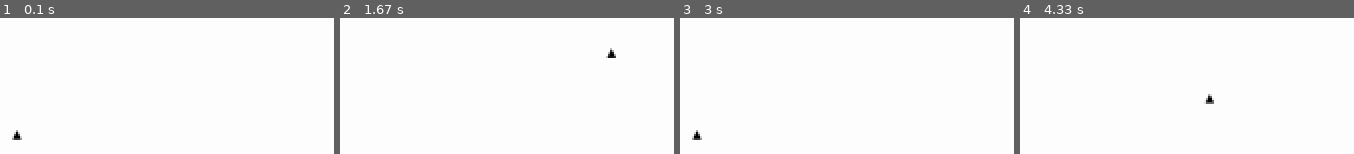
Above: before the commit, frames 1-4 (left to right).
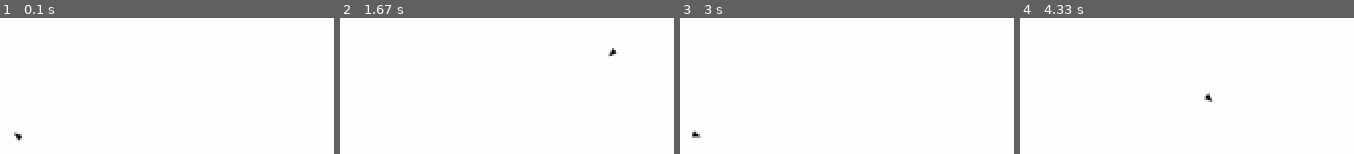
Above: after the commit, the same moments.

Repository: LeBoku/tds
Game: pygame game, started from tds/tds/tds.py
The game is run twice, just before and just after one commit, with the same random seed, the same clock (stepped at 60 frames per second) and the same inputs.
Inputs (mouse positions are in pixels of both pictures, inside the frame that each line leads up to):
- Up to frame 1 (0.1 s): no input
- Up to frame 2 (1.67 s): hold D 0.33-0.8 s; move the mouse to (outside the picture) at 0.37 s; hold W 0.83-1.13 s; move the mouse to (outside the picture) at 0.87 s; hold D 1.17-1.63 s; move the mouse to (outside the picture) at 1.2 s
- Up to frame 3 (3 s): hold A 1.67-2.2 s; move the mouse to (outside the picture) at 1.7 s; hold S 2.23-2.53 s; move the mouse to (outside the picture) at 2.27 s; hold A 2.57-2.97 s; move the mouse to (outside the picture) at 2.6 s
- Up to frame 4 (4.33 s): hold W 3-3.37 s; move the mouse to (outside the picture) at 3.03 s; hold D 3.4-4.03 s; move the mouse to (outside the picture) at 3.43 s; hold S from 4.07 s (still down); move the mouse to (outside the picture) at 4.1 s

The runs differ from the first frame. In frame 1, 0.1% of the frame differs, in the area x 3-7%, y 82-92%; in frame 2, 0.2%; in frame 3, 0.2%; in frame 4, 0.2%, in the area x 55-59%, y 54-64%.

Commit message:
rotate player based on mouse position

Diff:
--- a/tds/tds/mapEntity/MapEntityController.py
+++ b/tds/tds/mapEntity/MapEntityController.py
@@ -1,9 +1,17 @@
+import pygame.transform
+
 from base.controller import Controller
 from mapEntity.MapEntityDisplay import MapEntityDisplay
+
+import pygameUtil.imageHelper
 
 class MapEntityController(Controller):
 	def __init__(self, map):
 		super().__init__()
 		self.map = map
-		self.coord = 0, 0
+		self.coord = [0, 0]
+		self.angle = 0
 		self.displayHandler = MapEntityDisplay(self)
+
+	def display(self):
+		return pygame.transform.rotozoom(super().display(), self.angle, 1)
--- a/tds/tds/player/playerController.py
+++ b/tds/tds/player/playerController.py
@@ -1,9 +1,12 @@
 import pygame.locals
+import pygame.mouse
 
 from character.characterController import CharacterController
 from player.playerDisplay import PlayerDisplay
 
 from pygameUtil.EventHandling import EventListener
+
+import pygameUtil.math
 
 class PlayerController(CharacterController):
 	def __init__(self, map):
@@ -11,21 +14,27 @@
 		self.speed = 5
 		self.displayHandler = PlayerDisplay(self)
 
+	def display(self):
+		self.angle = pygameUtil.math.calcAngleBetweenPositions(self.coord, pygame.mouse.get_pos())
+		return super().display()
+
 	def registerEvents(self):
 		super().registerEvents()
+		self.registerMovement()
 
+	def registerMovement(self):
 		@EventListener("KEY_IS_DOWN", key=pygame.locals.K_w)
-		def onMouseDown(event):
+		def li(event):
 			self.coord[1] -= self.speed
 
 		@EventListener("KEY_IS_DOWN", key=pygame.locals.K_d)
-		def onMouseDown(event):
+		def li(event):
 			self.coord[0] += self.speed
 
 		@EventListener("KEY_IS_DOWN", key=pygame.locals.K_s)
-		def onMouseDown(event):
+		def li(event):
 			self.coord[1] += self.speed
 
 		@EventListener("KEY_IS_DOWN", key=pygame.locals.K_a)
-		def onMouseDown(event):
+		def li(event):
 			self.coord[0] -= self.speed
--- a/tds/tds/player/playerDisplay.py
+++ b/tds/tds/player/playerDisplay.py
@@ -1,5 +1,6 @@
 import pygame
 import pygame.gfxdraw
+import pygame.draw
 
 from base.displayHandler import DisplayHandler
 
@@ -8,6 +9,6 @@
 		display = pygame.Surface((10, 10)).convert_alpha()
 		display.fill((255,255,255,0))
 
-		pygame.gfxdraw.filled_polygon(display, [(5,0), (10,10), (0,10)], (0,0,0))
+		pygame.gfxdraw.filled_polygon(display, [(5,1), (8,10), (2,10)], (0,0,0))
 
 		return display
--- a/tds/tds/pygameUtil/imageHelper.py
+++ b/tds/tds/pygameUtil/imageHelper.py
@@ -1,5 +1,47 @@
 import pygame
 import pygame.image
+
+
+def rotateFast(img, angle):
+    """
+    rotate an image while keeping its center and size using just rotate witch is slightly
+    faster than rotozoom but also less accurate
+
+    params:
+        img -- the image to be rotated
+        angle -- the counterclockwise angle for the rotation
+    """
+    rotImage = pygame.transform.rotate(img, angle)
+    rotRect = img.get_rect()
+
+    rotRect.center = rotImage.get_rect().center
+    try:
+        rotCutImage = rotImage.subsurface(rotRect)
+    except ValueError:
+        rotCutImage = rotImage
+
+    return rotCutImage
+
+
+def rotate(img, angle):
+    """
+    rotate an image while keeping its center and size
+
+    params:
+        img -- the image to be rotated
+        angle -- the counterclockwise angle for the rotation
+    """
+    rotImage = pygame.transform.rotozoom(img, angle, 1)
+    rotRect = img.get_rect()
+
+    rotRect.center = rotImage.get_rect().center
+    try:
+        rotCutImage = rotImage.subsurface(rotRect)
+    except ValueError:
+        rotCutImage = rotImage
+
+    return rotCutImage
+
 
 def loadImage(path, isTransparent=True):
 	img = pygame.image.load(path)
